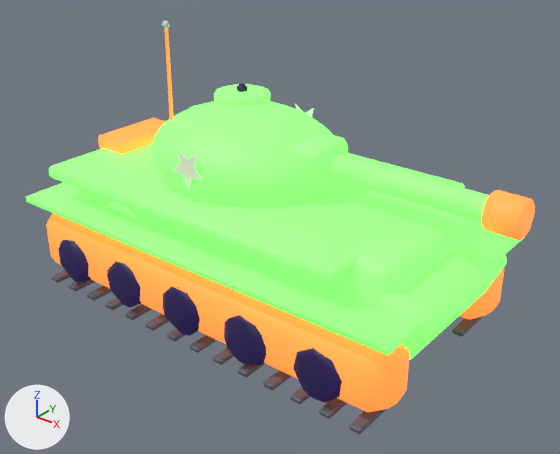
The glTF model public/models/lod/tank.glb: old version first, new version second.
Rendered twice from a 50 mm camera at (6.41, -7.62, 5.9) aimed at (0.5, -0.23, 1.32). Lighting does not change. The marker at lower left points along +X, +Y and +Z. The first picture is the older version. Where no turn or scale is listed for an object, it has been applied to the vertices. Vertices at exactly the same position are counted once.

The first picture shows 'barrel.009', 'tank.012', 'turret.005'.
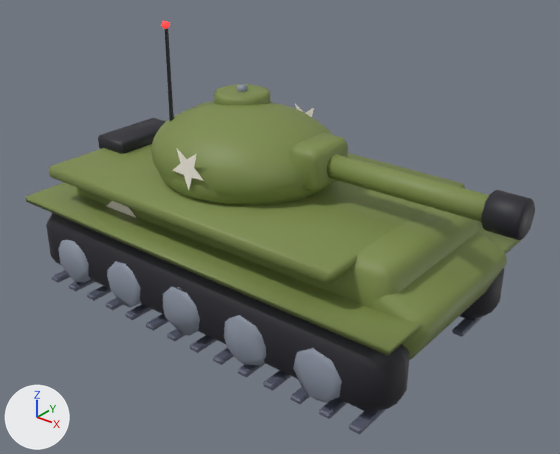
Where the change shows, as pixel boxes [x1, y1, x2, y2] in the pictures (560 x 454 px; the box of a moved part takes in the faces that stretch with it):
```json
{"object": "turret.005", "change": "reshaped", "before": [152, 21, 348, 206], "after": [151, 21, 348, 206]}
{"part": 1, "of": "me_barrel_009", "change": "surface changed", "before": [327, 154, 535, 240], "after": [327, 154, 535, 240], "on screen": "darker"}
{"part": 2, "of": "me_turret_005", "change": "moved or reshaped", "before": [152, 84, 327, 204], "after": [151, 84, 327, 201]}
{"part": 3, "of": "me_turret_005", "change": "moved or reshaped", "before": [162, 21, 170, 29], "after": [161, 21, 170, 29]}
{"part": 4, "of": "me_turret_005", "change": "surface changed", "before": [153, 28, 348, 206], "after": [153, 28, 348, 206], "on screen": "darker"}
{"part": 5, "of": "me_tank_012", "change": "surface changed", "before": [26, 118, 525, 431], "after": [26, 118, 525, 431], "on screen": "darker"}
```

The change, as JSON lines over the scene's bpy script:
```json
{"block": "me_barrel_009", "where": "me_barrel_009.from_pydata(...)  # 163 vertices, 318 faces; spans x -1.42..1.42, y -0.24..0.24, z -0.24..0.24"}
{"block": "me_barrel_009", "where": "# used by ob_barrel_009; location = (2.32, 0.0, 2.3)"}
{"block": "me_barrel_009", "change": "me_barrel_009 part 1: texture (UV) coordinates of 318 of 318 faces, centred in x -1.42..1.42, y -0.23..0.23, z -0.23..0.23, changed; they spanned u 0.44..0.81, v 0.38..0.38 and now span u 0.44..0.81, v 0.5..0.5"}
{"block": "me_turret_005", "where": "me_turret_005.from_pydata(...)  # 628 vertices, 1204 faces; spans x -1.43..1.43, y -1.22..1.22, z -1.2..1.2"}
{"block": "me_turret_005", "where": "# used by ob_turret_005; location = (-0.24, 0.0, 2.7)"}
{"block": "me_turret_005", "change": "me_turret_005 part 2: 7 vertices moved from x -0.47..0.23, y -1.18..0.34, z -0.42..0.28 to x -0.41..0.44, y -1.18..0.35, z -0.42..0.25; 52 vertices removed from x -1.36..1.3, y -1.12..0.94, z -0.67..0.3; 53 vertices added at x -1.4..1.28, y -1.08..1.01, z -0.67..0.28"}
{"block": "me_turret_005", "change": "me_turret_005 part 3: 1 vertex moved from x -0.9, y -0.52, z 1.15 to x -0.93, y -0.51, z 1.1; 6 vertices removed from x -0.98..-0.93, y -0.56..-0.45, z 1.1..1.2; 6 vertices added at x -1.0..-0.91, y -0.54..-0.47, z 1.1..1.2"}
{"block": "me_turret_005", "change": "me_turret_005 part 4: 899 kept faces spanning x -1.43..1.43, y -1.22..1.22, z -1.19..1.18 get new texture (UV) coordinates"}
{"block": "me_tank_012", "where": "me_tank_012.from_pydata(...)  # 1359 vertices, 2510 faces; spans x -3.17..3.17, y -1.73..1.73, z -1.01..1.01"}
{"block": "me_tank_012", "where": "# used by ob_tank_012; location = (0.05, 0.01, 1.0)"}
{"block": "me_tank_012", "change": "me_tank_012 part 5: texture (UV) coordinates of 2510 of 2510 faces, centred in x -3.17..3.16, y -1.73..1.73, z -1.01..1.01, changed; they spanned u 0.19..0.94, v 0.38..0.87 and now span u 0.19..0.94, v 0.5..0.9"}
```
